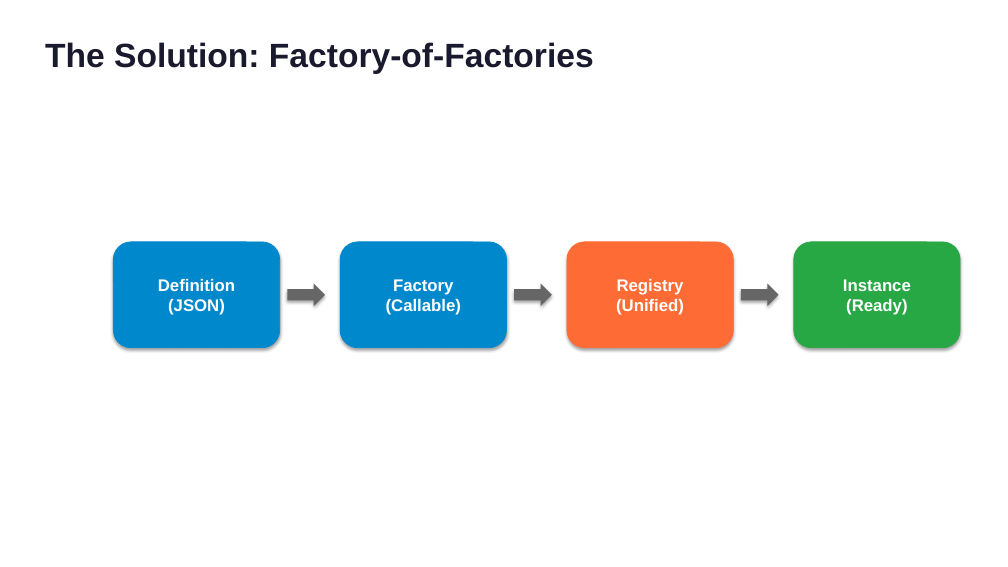
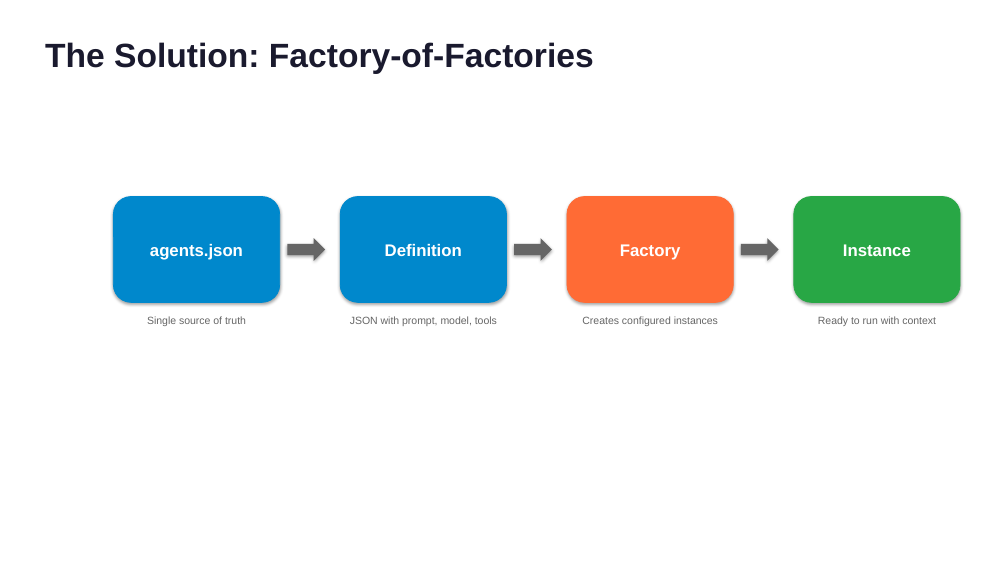
Before and after one commit to RPirruccio/lightning-agents, a slide deck: slide 5 of presentation/output/lightning-agents.pptx. Drawn at 1008x567 pixels with LibreOffice and Linux fonts; fonts in the diff are those of the drawing. Boxes give left, top, right and bottom in pixels: in the first picture for what was removed or moved away, otherwise in the second. Text is boxed around its words. In the diff, an @@ line names an element or a change of style, - is before the commit and + after.

```diff
--- a/presentation/output/lightning-agents.pptx
+++ b/presentation/output/lightning-agents.pptx
@@ rounded rectangle added at <box>340,197,507,302</box>, fill #0088CC, outline #0088CC 0.75 pt, 16 pt, text #FFFFFF, bold @@
+Definition
@@ rounded rectangle "Factory": place and size @@
-rounded rectangle "Factory" at <box>340,242,507,348</box>
+rounded rectangle "Factory" at <box>567,197,734,302</box>
@@ rounded rectangle "Factory" at <box>567,197,734,302</box>: fill #0088CC to #FF6B35; outline #0088CC 0.75 pt to #FF6B35 0.75 pt @@
@@ 3 right arrows, 2 rounded rectangles: place and size @@
-3 right arrows, 2 rounded rectangles at <box>113,242,960,348</box>
+3 right arrows, 2 rounded rectangles at <box>113,197,960,302</box>
@@ text in rounded rectangle at <box>150,244,243,260</box>: text changed @@
-Definition
-(JSON)
+agents.json
@@ rounded rectangle removed at <box>567,242,734,348</box> @@
-Registry
-(Unified)
@@ text in rounded rectangle at <box>620,244,680,260</box>: text changed @@
-Factory
-(Callable)
+Factory
@@ text in rounded rectangle at <box>843,244,911,256</box>: text changed @@
-Instance
-(Ready)
+Instance
@@ text added at <box>147,316,246,326</box>, 10 pt, text #666666 @@
+Single source of truth
@@ text added at <box>350,316,497,326</box>, 10 pt, text #666666 @@
+JSON with prompt, model, tools
@@ text added at <box>582,316,718,326</box>, 10 pt, text #666666 @@
+Creates configured instances
@@ text added at <box>818,316,936,326</box>, 10 pt, text #666666 @@
+Ready to run with context
```
Also in this commit, not shown: 3 other slides changed, 1 slide added, 1 slide removed, 3 other files.
